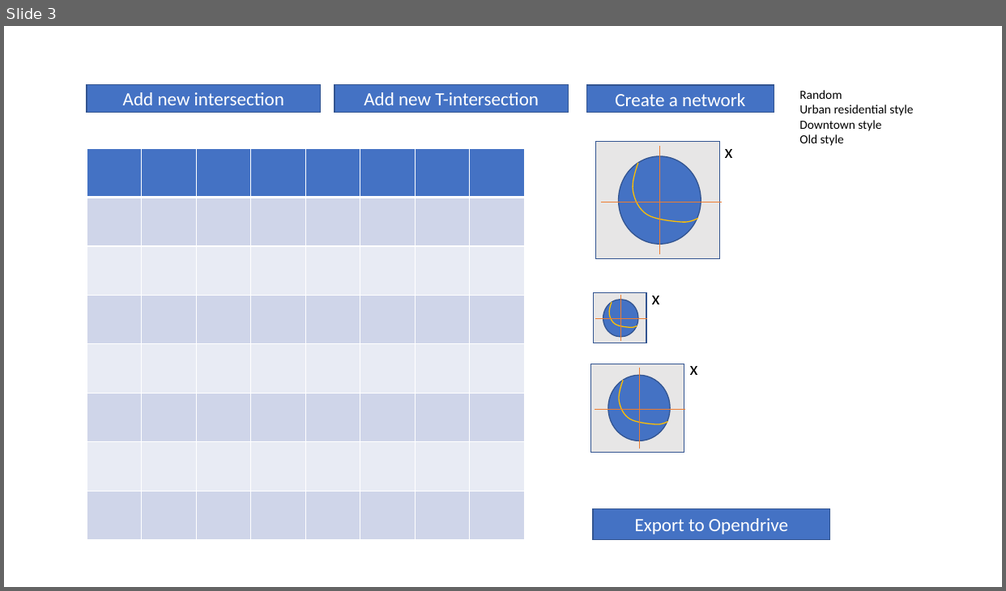
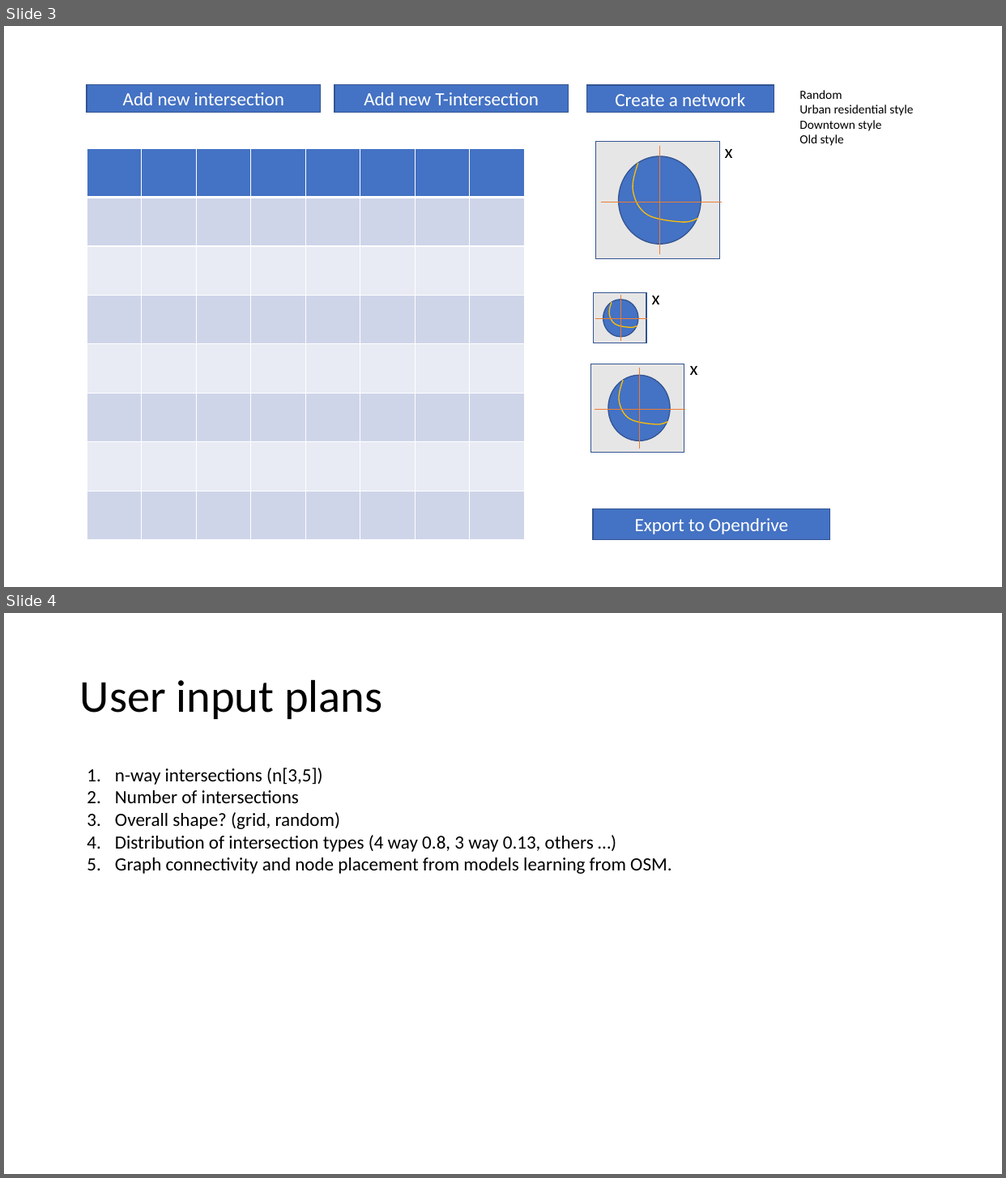
Before and after one commit to AugmentedDesignLab/junction-art, a slide deck: plan/road gen plan.pptx. Shown one above the other, each under a label of ours: slide 3 before the commit, slides 3 and 4 after it. The pictures are 1006x591 and 1006x1178 pixels, drawn with LibreOffice and Linux fonts; fonts in the diff are those of the drawing. Boxes give left, top, right and bottom in pixels: in the first picture for what was removed or moved away, otherwise in the second. Text is boxed around its words. In the diff, an @@ line names an element or a change of style, - is before the commit and + after.

```diff
--- a/plan/road gen plan.pptx
+++ b/plan/road gen plan.pptx
@@ slide 4 added at (4,613,1002,1174), background #FFFFFF @@
@@ title added at (80,679,382,719), 44 pt, text #000000 @@
+User input plans
@@ text added at (115,768,671,874), 18 pt, text #000000 @@
+1. n-way intersections (n[3,5])
+2. Number of intersections
+3. Overall shape? (grid, random)
+4. Distribution of intersection types (4 way 0.8, 3 way 0.13, others …)
+5. Graph connectivity and node placement from models learning from OSM.
```
Also in this commit, not shown: 1 slide changed, 5 other slides added, 1 slide removed, 1 other file.
